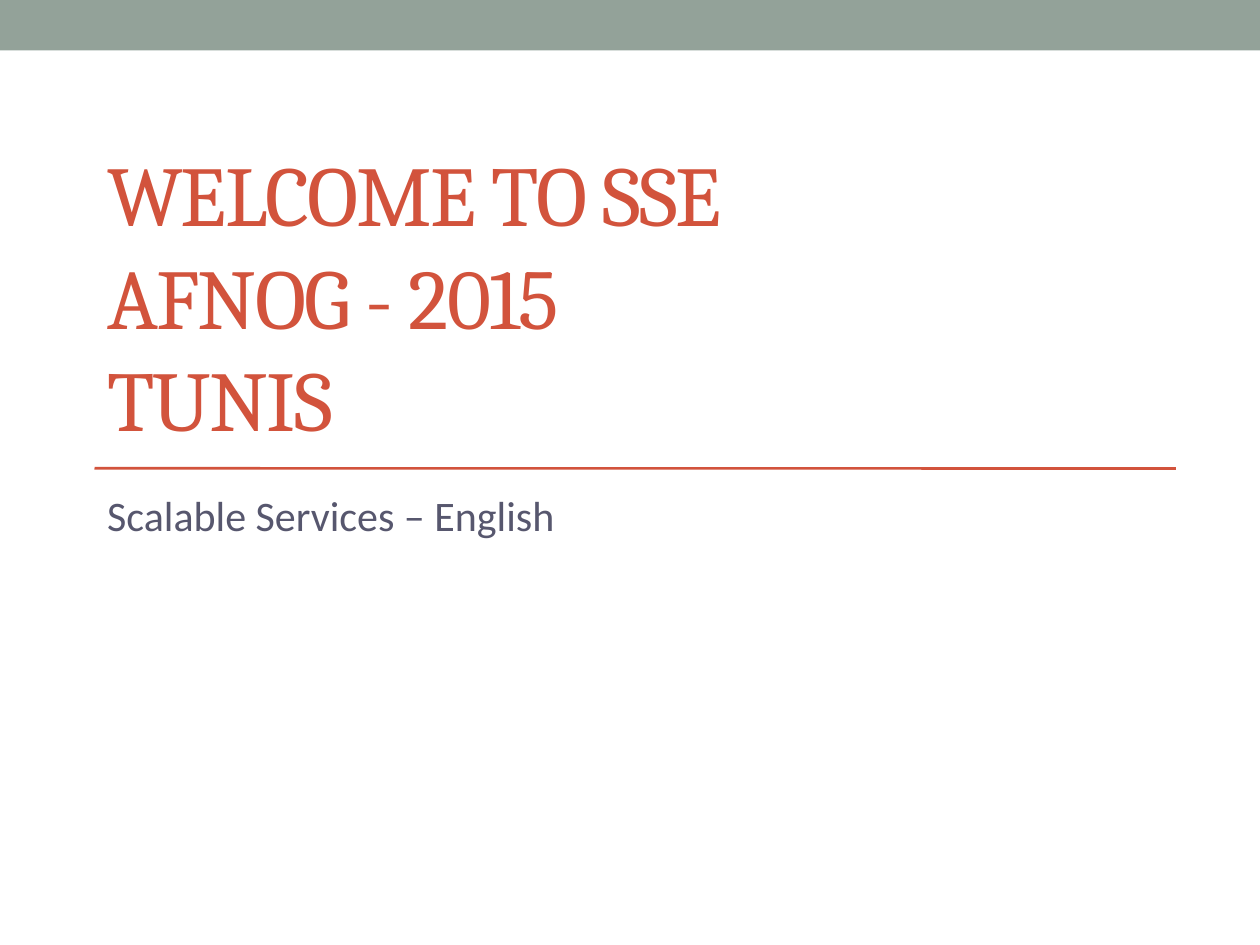
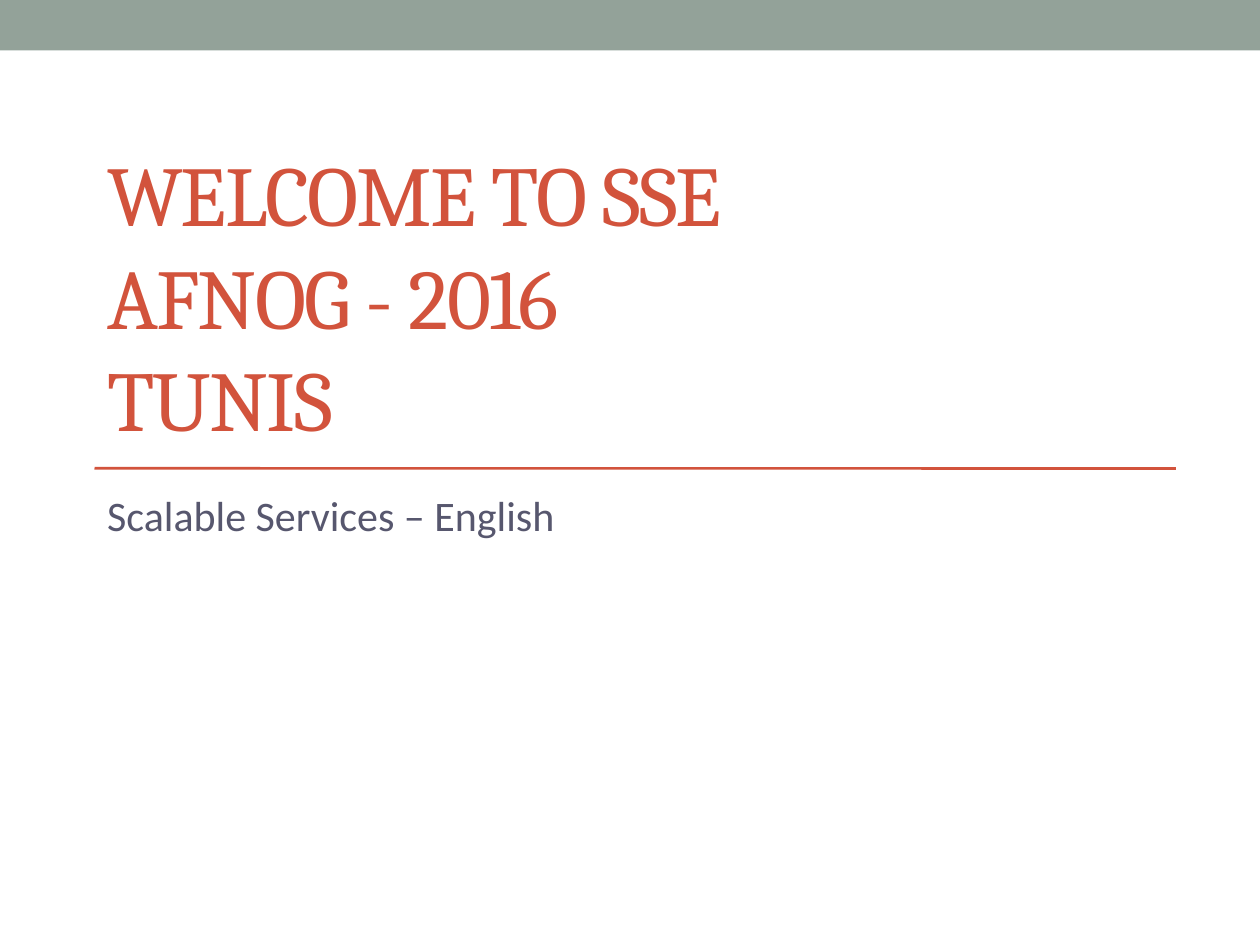
Before and after one commit to afnog/sse, a slide deck: slide 1 of intro/IntroPresentation.pptx. Drawn at 1260x945 pixels with LibreOffice and Linux fonts; fonts in the diff are those of the drawing. Boxes give left, top, right and bottom in pixels: in the first picture for what was removed or moved away, otherwise in the second. Text is boxed around its words. In the diff, an @@ line names an element or a change of style, - is before the commit and + after.

Commit message:
/ ‘intro/IntroPresentation.pptx’

```diff
--- a/intro/IntroPresentation.pptx
+++ b/intro/IntroPresentation.pptx
@@ title at (x1=107, y1=168, x2=722, y2=432): text changed @@
-WELCOME TO SSE
-AFNOG - 2015
-TUNIS
+WELCOME TO SSE
+AFNOG - 2016
+TUNIS
```
